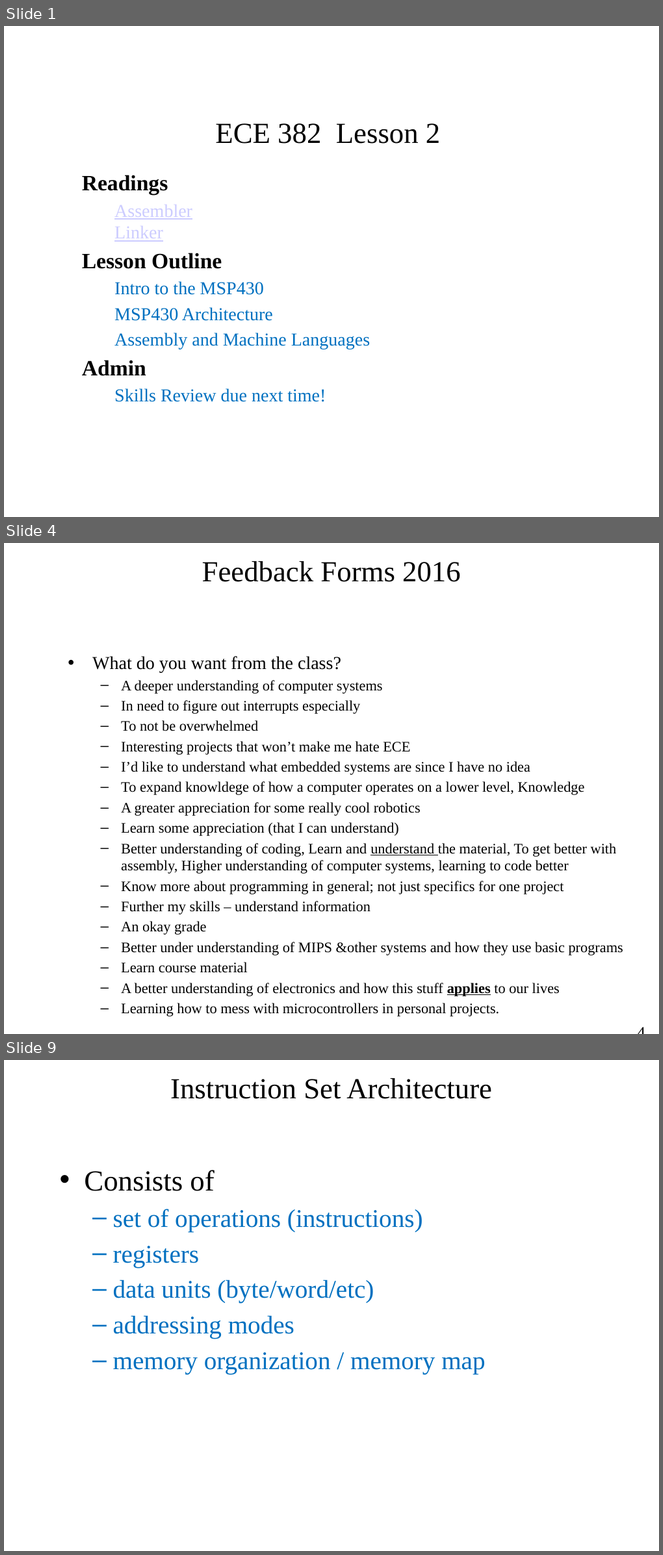
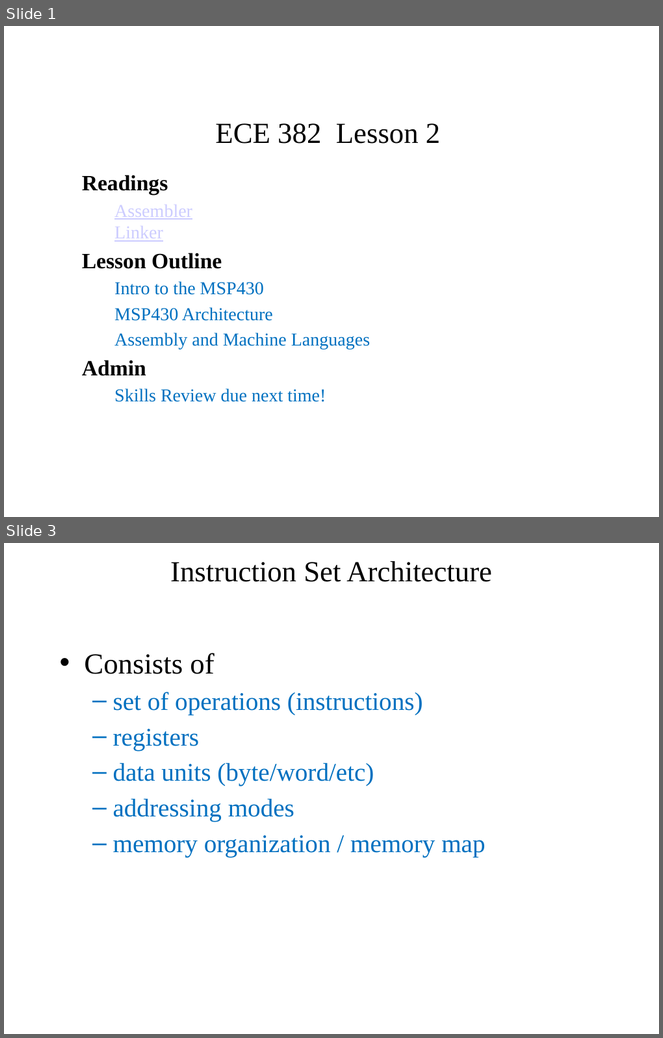
Before and after one commit to pw4rn3r/ECE382, a slide deck: notes/L2/Lsn2.pptx. Shown one above the other, each under a label of ours: slides 1, 4 and 9 before the commit, slides 1 and 3 after it; the slides between them are not shown. The pictures are 663x1555 and 663x1038 pixels, drawn with LibreOffice and Linux fonts; fonts in the diff are those of the drawing. Boxes give left, top, right and bottom in pixels: in the first picture for what was removed or moved away, otherwise in the second. Text is boxed around its words. In the diff, an @@ line names an element or a change of style, - is before the commit and + after.

Commit message:
Removed feedback slides from L2

```diff
--- a/notes/L2/Lsn2.pptx
+++ b/notes/L2/Lsn2.pptx
@@ slide 4 removed at [4, 543, 659, 1034], background #FFFFFF @@
@@ title removed at [202, 561, 461, 582] @@
-Feedback Forms 2016
@@ text removed at [92, 656, 623, 1017] @@
-• What do you want from the class?
-  – A deeper understanding of computer systems
-  – In need to figure out interrupts especially
-  – To not be overwhelmed
-  – Interesting projects that won’t make me hate ECE
-  – I’d like to understand what embedded systems are since I have no idea
-  – To expand knowldege of how a computer operates on a lower level, Knowledge
-  – A greater appreciation for some really cool robotics
-  – Learn some appreciation (that I can understand)
-  – Better understanding of coding, Learn and understand the material, To get better with assembly, Higher understanding of computer systems, learning to code better
-  – Know more about programming in general; not just specifics for one project
-  – Further my skills – understand information
-  – An okay grade
-  – Better under understanding of MIPS &other systems and how they use basic programs
-  – Learn course material
-  – A better understanding of electronics and how this stuff applies to our lives
-  – Learning how to mess with microcontrollers in personal projects.
@@ page number removed at [499, 991, 652, 1025] @@
-4
@@ what was slide 9 is now slide 3 @@
```
Also in this commit, not shown: 4 slides changed, 5 other slides removed.
